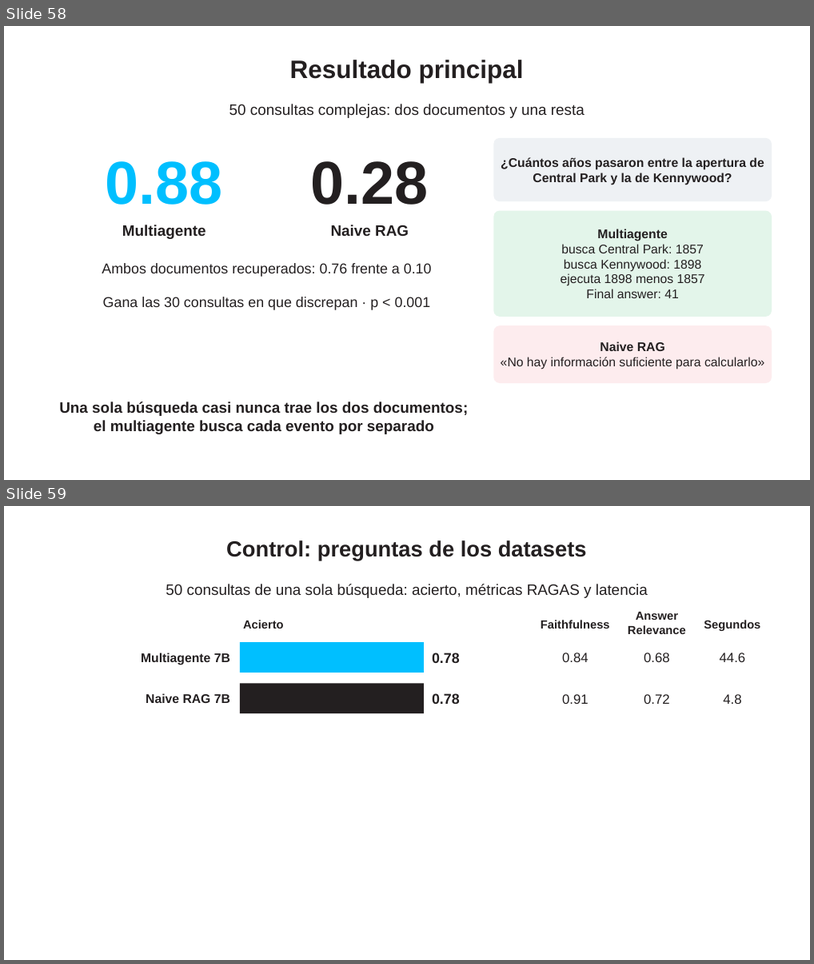
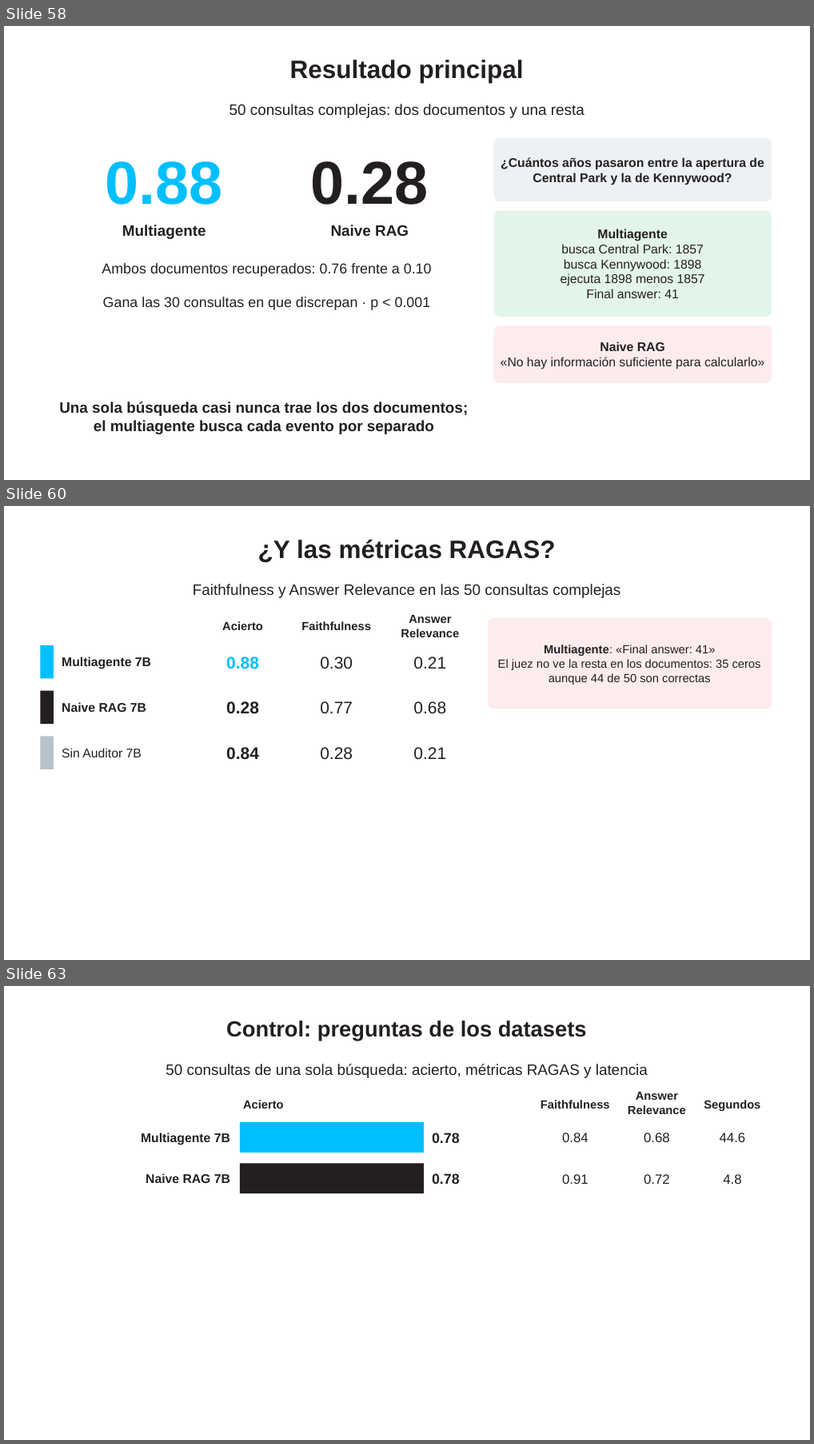
Before and after one commit to ricardoamiel/auditor-react, a slide deck: presentacion/Presentacion_Auditor_ReAct.pptx. Shown one above the other, each under a label of ours: slides 58 and 59 before the commit, slides 58, 60 and 63 after it; the slides between them are not shown. The pictures are 814x964 and 814x1444 pixels, drawn with LibreOffice and Linux fonts; fonts in the diff are those of the drawing; background and template pictures are left out. Boxes give left, top, right and bottom in pixels: in the first picture for what was removed or moved away, otherwise in the second. Text is boxed around its words. In the diff, an @@ line names an element or a change of style, - is before the commit and + after.

Commit message:
Métricas RAGAS en las consultas complejas y notebook actualizado

```diff
--- a/presentacion/Presentacion_Auditor_ReAct.pptx
+++ b/presentacion/Presentacion_Auditor_ReAct.pptx
@@ slide 60 added at bbox=[4, 506, 810, 960], background picture (left out) @@
@@ text added at bbox=[258, 540, 556, 563], 30 pt, text #231F20, bold @@
+¿Y las métricas RAGAS?
@@ text added at bbox=[193, 584, 621, 598], 18 pt, text #231F20 @@
+Faithfulness y Answer Relevance en las 50 consultas complejas
@@ text added at bbox=[222, 621, 263, 630], 14 pt, text #231F20, bold @@
+Acierto
@@ text added at bbox=[302, 621, 371, 630], 14 pt, text #231F20, bold @@
+Faithfulness
@@ text added at bbox=[401, 615, 459, 637], 14 pt, text #231F20, bold @@
+Answer Relevance
@@ rounded rectangle added at bbox=[488, 618, 772, 708], fill #FDECEE, 14 pt, text #231F20 @@
+Multiagente: «Final answer: 41»
+El juez no ve la resta en los documentos: 35 ceros aunque 44 de 50 son correctas
@@ rectangle added at bbox=[40, 645, 54, 679], fill #00BFFF @@
@@ text added at bbox=[62, 656, 151, 669], 15 pt, text #231F20, bold @@
+Multiagente 7B
@@ text added at bbox=[226, 656, 259, 669], 20 pt, text #00BFFF, bold @@
+0.88
@@ text added at bbox=[320, 656, 353, 668], 20 pt, text #231F20 @@
+0.30
@@ text added at bbox=[414, 656, 446, 668], 20 pt, text #231F20 @@
+0.21
@@ rectangle added at bbox=[40, 691, 54, 724], fill #231F20 @@
@@ text added at bbox=[62, 702, 146, 712], 15 pt, text #231F20, bold @@
+Naive RAG 7B
@@ text added at bbox=[226, 701, 259, 714], 20 pt, text #231F20, bold @@
+0.28
@@ text added at bbox=[320, 701, 353, 713], 20 pt, text #231F20 @@
+0.77
@@ text added at bbox=[414, 701, 446, 714], 20 pt, text #231F20 @@
+0.68
@@ rectangle added at bbox=[40, 736, 54, 769], fill #B8C2CC @@
@@ text added at bbox=[62, 748, 142, 757], 15 pt, text #231F20 @@
+Sin Auditor 7B
@@ text added at bbox=[226, 747, 259, 760], 20 pt, text #231F20, bold @@
+0.84
@@ text added at bbox=[320, 747, 353, 760], 20 pt, text #231F20 @@
+0.28
@@ text added at bbox=[414, 747, 446, 759], 20 pt, text #231F20 @@
+0.21
@@ what was slide 59 is now slide 63 @@
```
Also in this commit, not shown: 3 other slides added, 23 other files.
